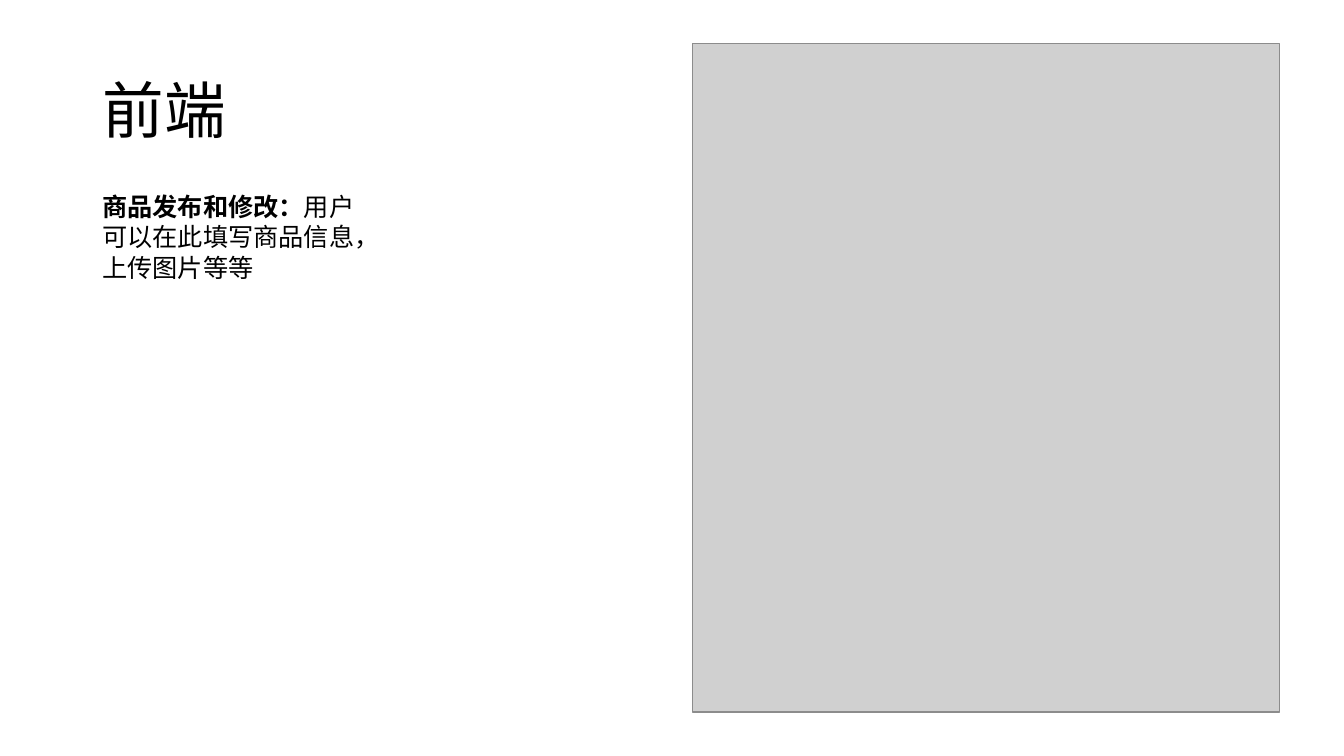
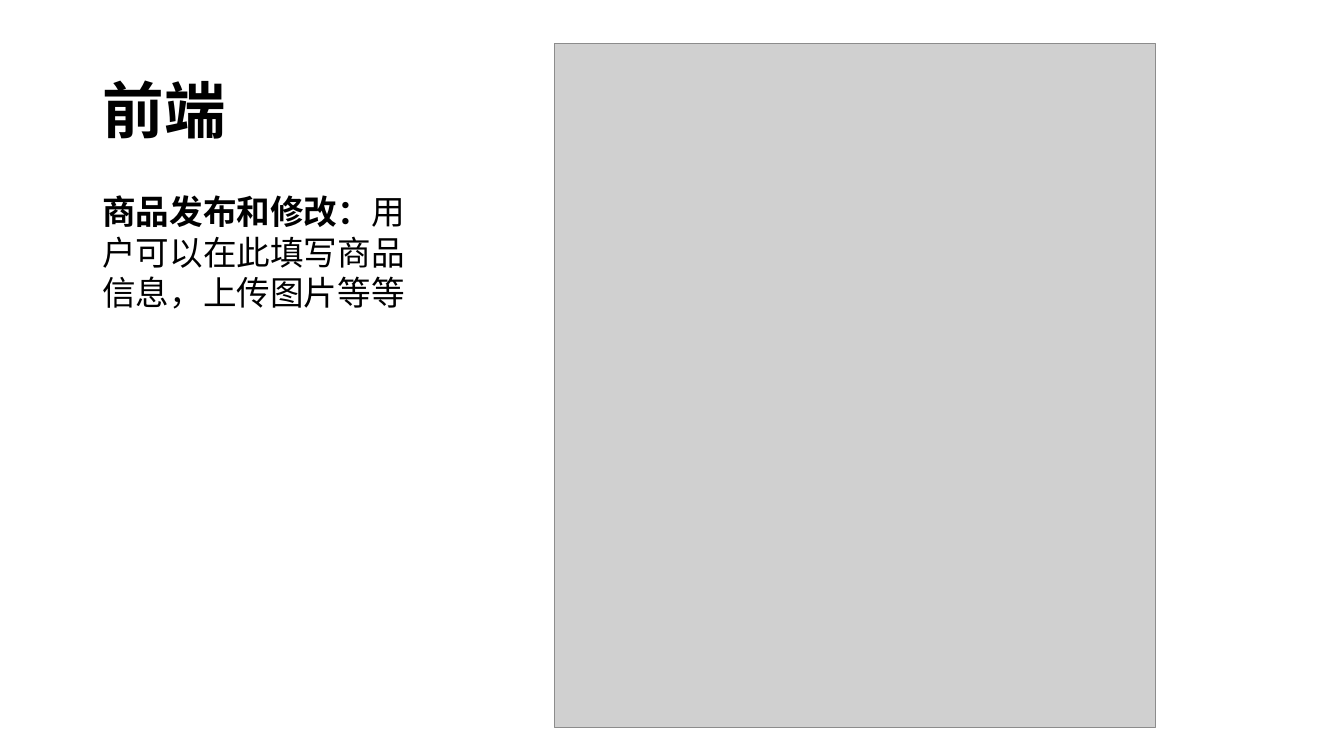
Before and after one commit to XiaCang/BuaaDB, a slide deck: slide 10 of doc/答辩.pptx (slide 9 before the commit). Drawn at 1344x756 pixels with LibreOffice and Linux fonts; fonts in the diff are those of the drawing; grey boxes stand for pictures; background and template pictures are left out. Boxes give left, top, right and bottom in pixels: in the first picture for what was removed or moved away, otherwise in the second. Text is boxed around its words. In the diff, an @@ line names an element or a change of style, - is before the commit and + after.

```diff
--- a/doc/答辩.pptx
+++ b/doc/答辩.pptx
@@ title "前端" at [102, 80, 225, 139]: bold on @@
@@ picture: place and size @@
-picture at [693, 44, 1279, 713]
+picture at [556, 44, 1156, 728]
@@ text "商品发布和修改：用户可以在此填写商品信息，上传图片等等" at [102, 195, 404, 309]: size 18 to 24 pt @@
```
Also in this commit, not shown: 12 other slides changed, 7 slides added, 2 slides removed.
